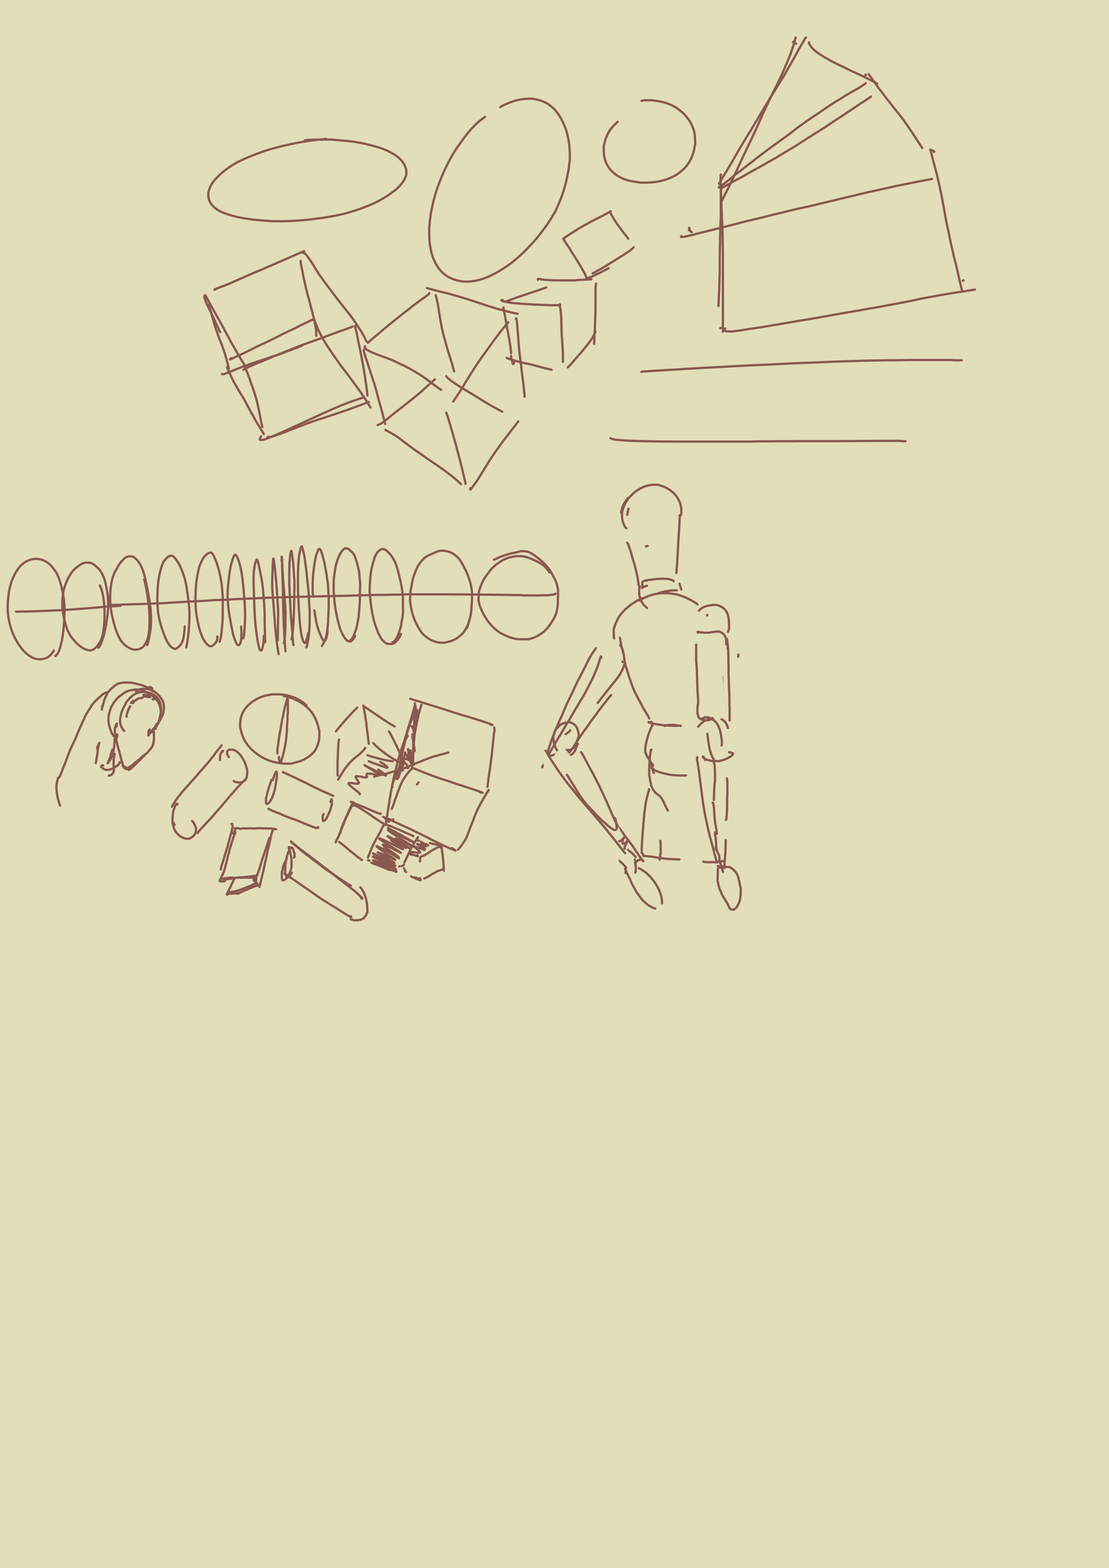
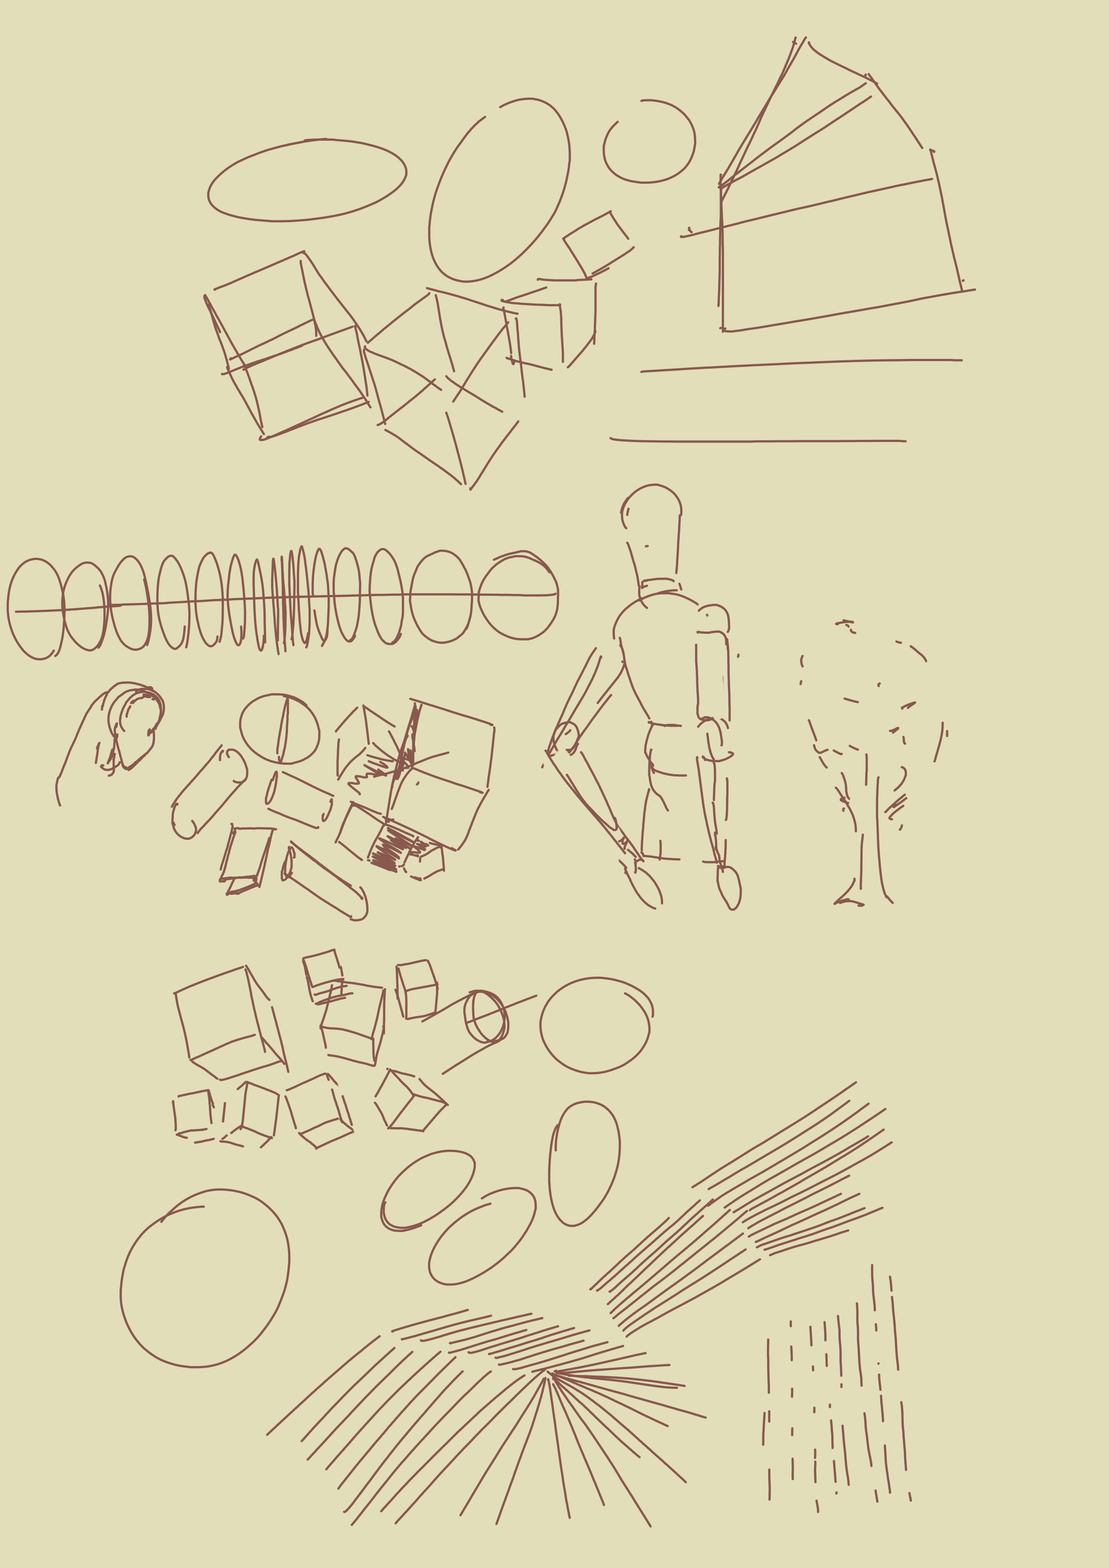
Layered file, before and after one edit (w=1109, h=1568). Changes by layer:
painted on "Paint Layer 1" over [119, 143, 949, 1528]